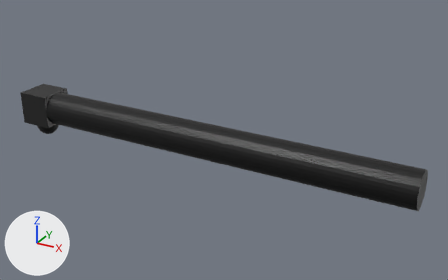
Two versions of the COLLADA model uwsim_models/UW_Vehicle/UWVehicle_model/Bottom_Camera_holder2_new2.dae, one commit apart.
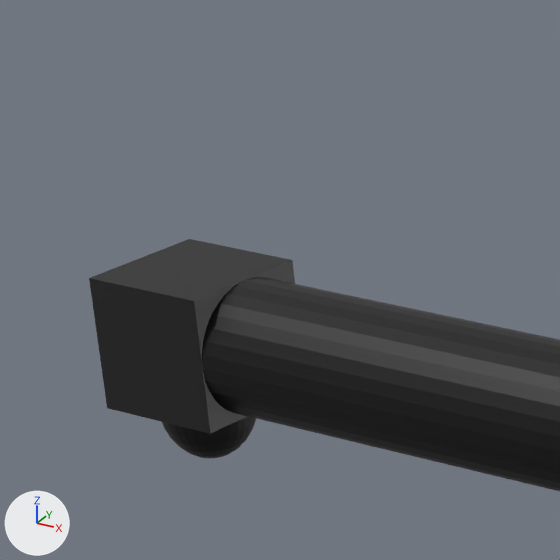
Each version is shown whole from a camera (50 mm lens) standing at (7.61, -46.0, 23.58) and looking at (-18.27, 1.05, 0.05), then close up on the part from 0% to 29% of the width and 10% to 56% of the height. Every picture has the same lights, and +X, +Y and +Z are marked at lower left.
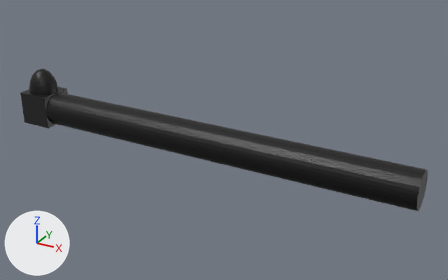
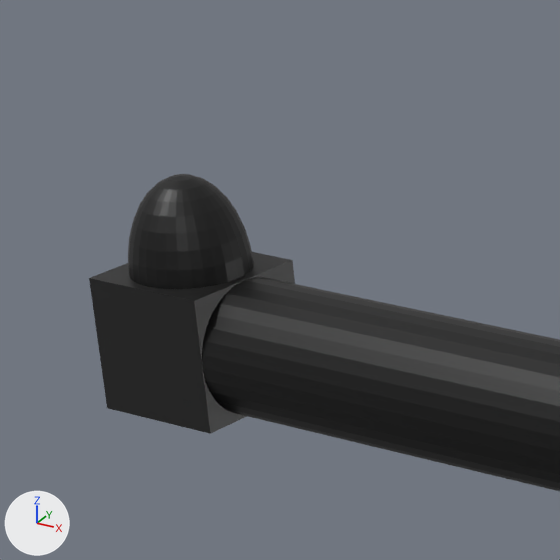
Changed parts and their boxes [x1, y1, x2, y2] in the close-ups (560 x 560 px):
'Sphere', moved, rescaled
    before: [162, 416, 256, 458]
    after: [128, 174, 254, 289]

Patch to the scene script:
```diff
--- a/uwsim_models/UW_Vehicle/UWVehicle_model/Bottom_Camera_holder2_new2.dae.py
+++ b/uwsim_models/UW_Vehicle/UWVehicle_model/Bottom_Camera_holder2_new2.dae.py
@@ ob_sphere @@
 ob_sphere = bpy.data.objects.new('Sphere', me_sphere)
-ob_sphere.location = (-39.67, 0.0, -1.71)
-ob_sphere.scale = (1.23, 1.23, 1.56)
+ob_sphere.location = (-39.67, 0.0, 1.71)
+ob_sphere.scale = (1.48, 1.48, 2.38)
```
